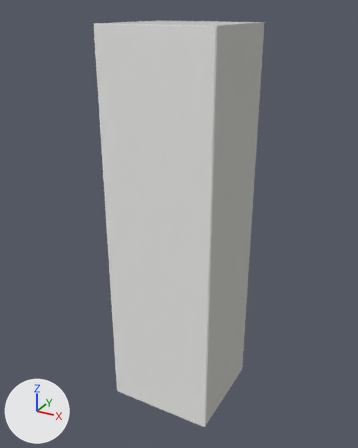
Renders of the glTF model apps/server/gltf/TALL-600.glb from each side of a commit.
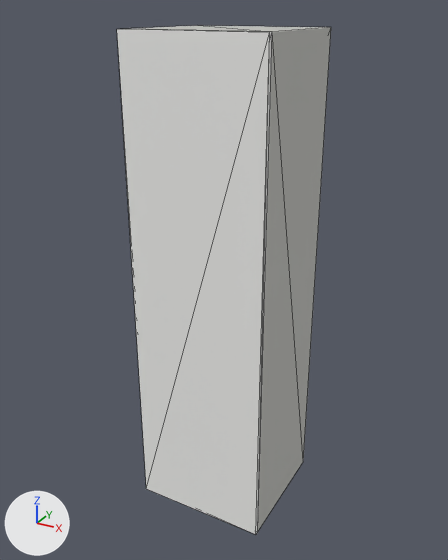
The first picture shows the older version from a 50 mm lens placed at (1.19, -2.19, 1.12), pointed at (-0.02, 0.0, 0.02). The close-ups show the older and then the newer version on the part from 0% to 100% of the width and 0% to 100% of the height of that picture. Only the edits that show in the close-ups are written down. Lighting does not change. The marker at lower left points along +X, +Y and +Z. The close-ups show mesh edges as thin lines. Vertices at exactly the same position are counted once.

Names of what the first close-up shows: 'module'.
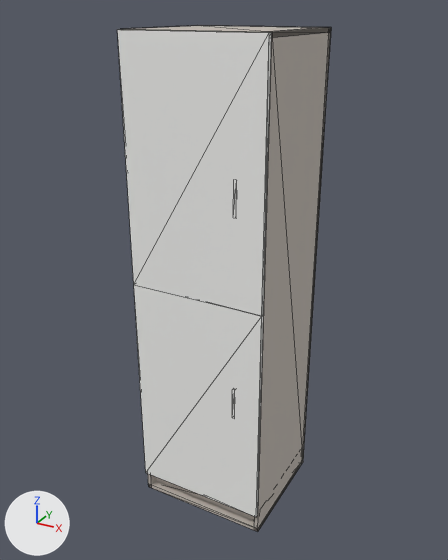
What differs and where, as boxes [x1, y1, x2, y2] in the close-ups (448 x 560 px):
'module', reshaped
    before: [117, 25, 331, 534]
    after: [117, 25, 331, 532]
part 1 of me_module, added (mostly hidden)
    after: [155, 477, 255, 521]
part 2 of me_module, added
    after: [134, 285, 264, 517]
part 3 of me_module, cut back
    before: [117, 29, 272, 534]
    after: [117, 25, 331, 532]

Diff of the bpy script that builds the scene:
```diff
--- a/apps/server/gltf/TALL-600.glb.py
+++ b/apps/server/gltf/TALL-600.glb.py
@@ me_module @@
 # used by ob_module; location = (0.0, 0.0, 0.0)
-me_module.from_pydata(...)  # 12 vertices, 22 faces; spans x -0.3..0.3, y -0.28..0.28, z -1.05..1.05
+me_module.from_pydata(...)  # 92 vertices, 156 faces; spans x -0.3..0.3, y -0.28..0.28, z -1.05..1.05
+# me_module part 1: a new loose piece, a box spanning x -0.293..0.293, y -0.227..0.262, z -1.05..-0.95, in mat_carcass (light grey #c4bcb3)
+# me_module part 2: a new loose piece, a box spanning x -0.298..0.298, y -0.28..-0.262, z -0.948..0.049, in mat_facade (white #f8f8f6)
+# me_module part 3
+# 2 vertices are removed from x -0.3..0.3, y -0.28, z -1.05
+# 12 faces are deleted
+# 26 vertices are added at x -0.3..0.3, y -0.28..0.28, z -1.05..1.05
+# 50 new faces join them, mat_carcass (light grey #c4bcb3)
+# 12 new faces join them, mat_facade (white #f8f8f6)
+# other edits to the shape of me_module do not show in these pictures
 me_module.materials.append(mat_carcass)
```
